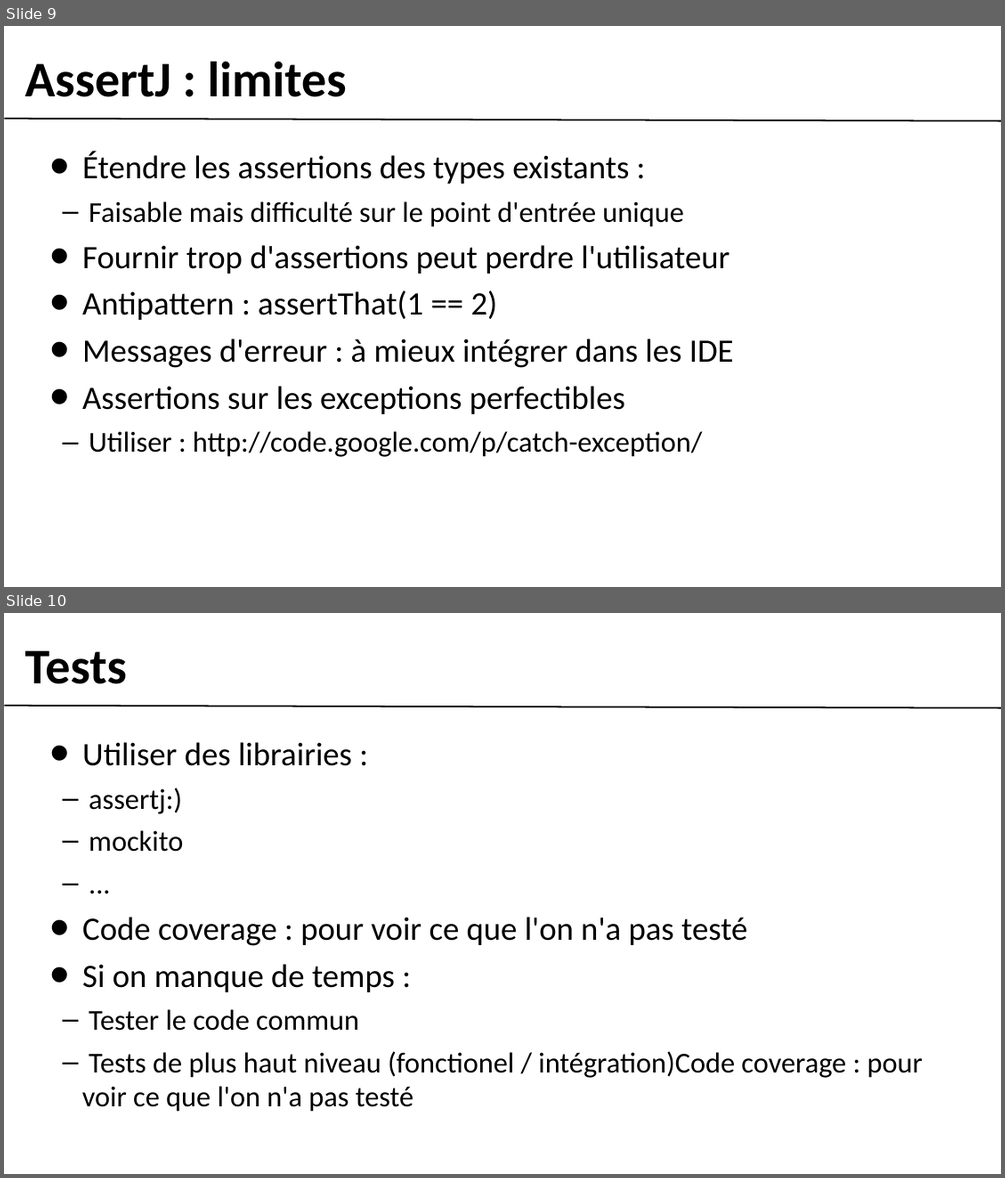
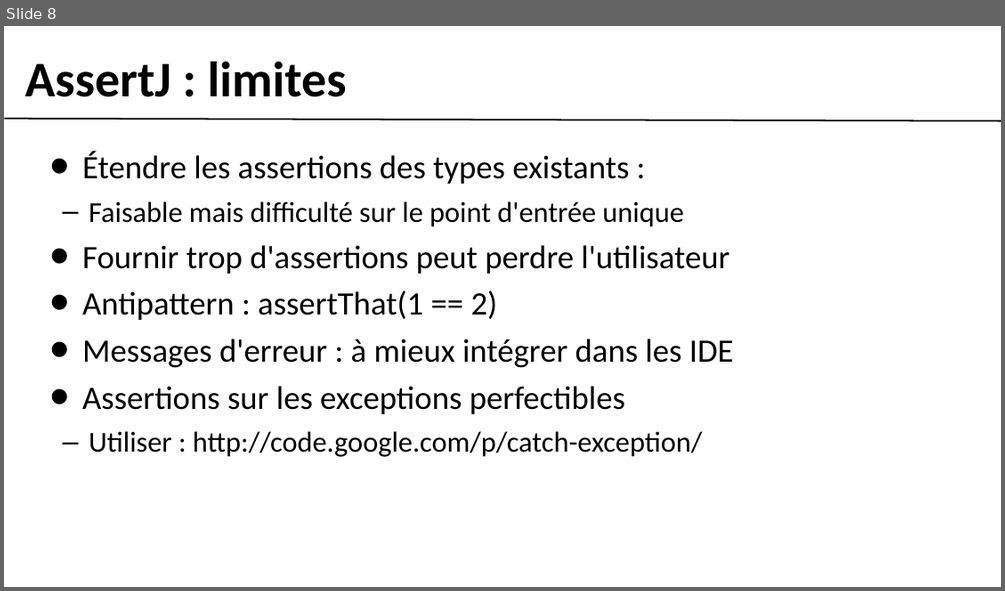
Before and after one commit to assertj/assertj-examples, a slide deck: src/pres/Octo - AssertJ.odp. Shown one above the other, each under a label of ours: slides 9 and 10 before the commit, slide 8 after it. The pictures are 1005x1178 and 1005x591 pixels, drawn with LibreOffice and Linux fonts; fonts in the diff are those of the drawing; background and template pictures are left out. Boxes give left, top, right and bottom in pixels: in the first picture for what was removed or moved away, otherwise in the second. Text is boxed around its words. In the diff, an @@ line names an element or a change of style, - is before the commit and + after.

```diff
--- a/src/pres/Octo - AssertJ.odp
+++ b/src/pres/Octo - AssertJ.odp
@@ slide 10 removed at [4, 613, 1001, 1174], background #FFFFFF; not listed: 1 template element that a slide beside it also shows @@
@@ title removed at [25, 650, 127, 684] @@
-Tests
@@ text removed at [82, 742, 922, 1111] @@
-• Utiliser des librairies :
-  – assertj:)
-  – mockito
-  – ...
-• Code coverage : pour voir ce que l'on n'a pas testé
-• Si on manque de temps :
-  – Tester le code commun
-  – Tests de plus haut niveau (fonctionel / intégration)Code coverage : pour voir ce que l'on n'a pas testé
@@ what was slide 9 is now slide 8 @@
```
Also in this commit, not shown: 2 slides changed, 1 other slide removed, 5 other files.
